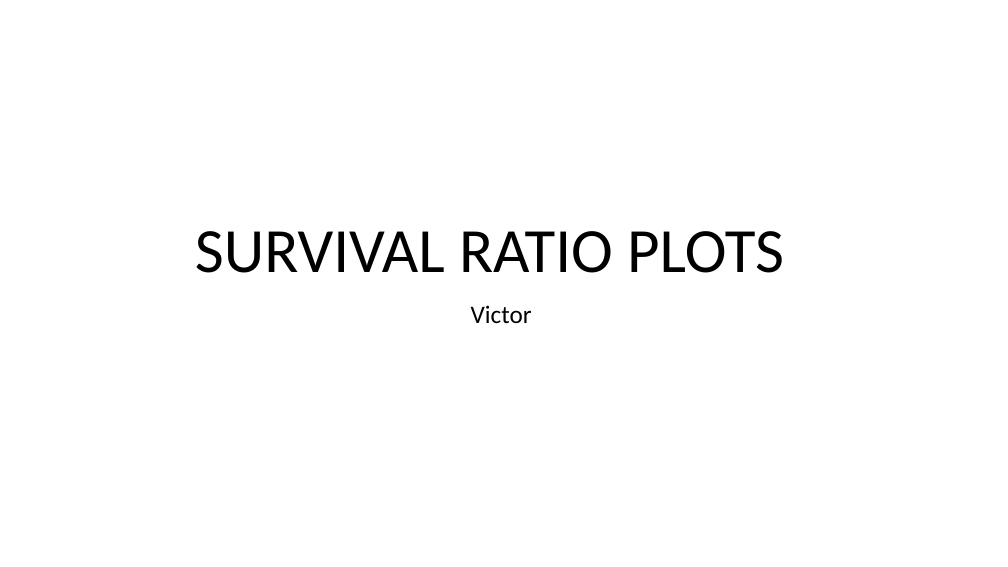
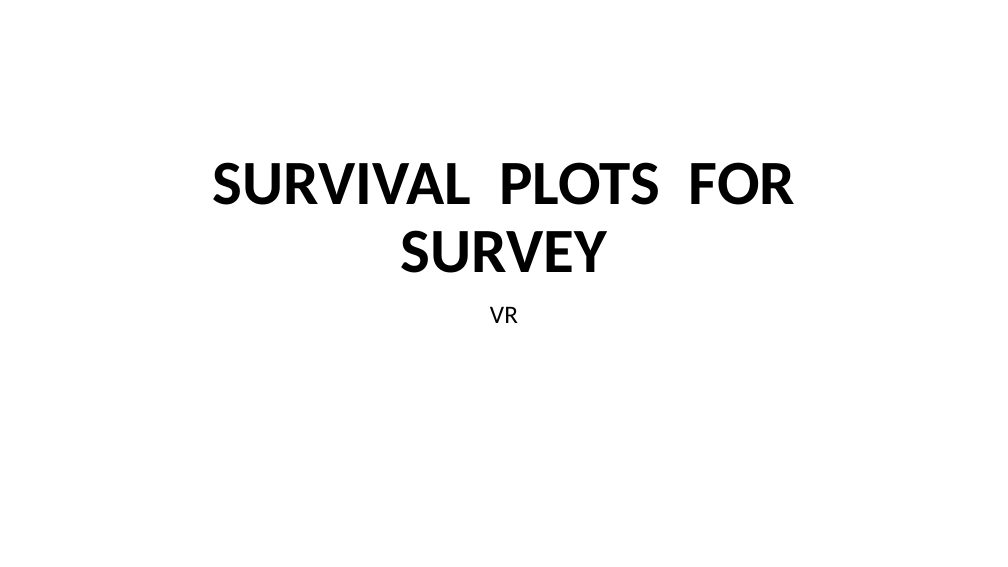
Before and after one commit to rwandarwacu1/Msc_thesis_survival, a slide deck: slide 1 of SURVIVAL RATIO PLOTS_For survey.pptx. Drawn at 1008x567 pixels with LibreOffice and Linux fonts; fonts in the diff are those of the drawing. Boxes give left, top, right and bottom in pixels: in the first picture for what was removed or moved away, otherwise in the second. Text is boxed around its words. In the diff, an @@ line names an element or a change of style, - is before the commit and + after.

Commit message:
updates
added slides of dataset description and plots in ppt.  and updated the codes with more plots on lymph node involvement(TNM classification)

```diff
--- a/SURVIVAL RATIO PLOTS_For survey.pptx
+++ b/SURVIVAL RATIO PLOTS_For survey.pptx
@@ title at [213, 162, 795, 273]: text changed; bold on @@
-SURVIVAL RATIO PLOTS
+SURVIVAL PLOTS FOR SURVEY
@@ subtitle at [490, 306, 518, 323]: text changed @@
-Victor
+VR
```
Also in this commit, not shown: 2 other slides changed, 10 slides added, 3 other files.
